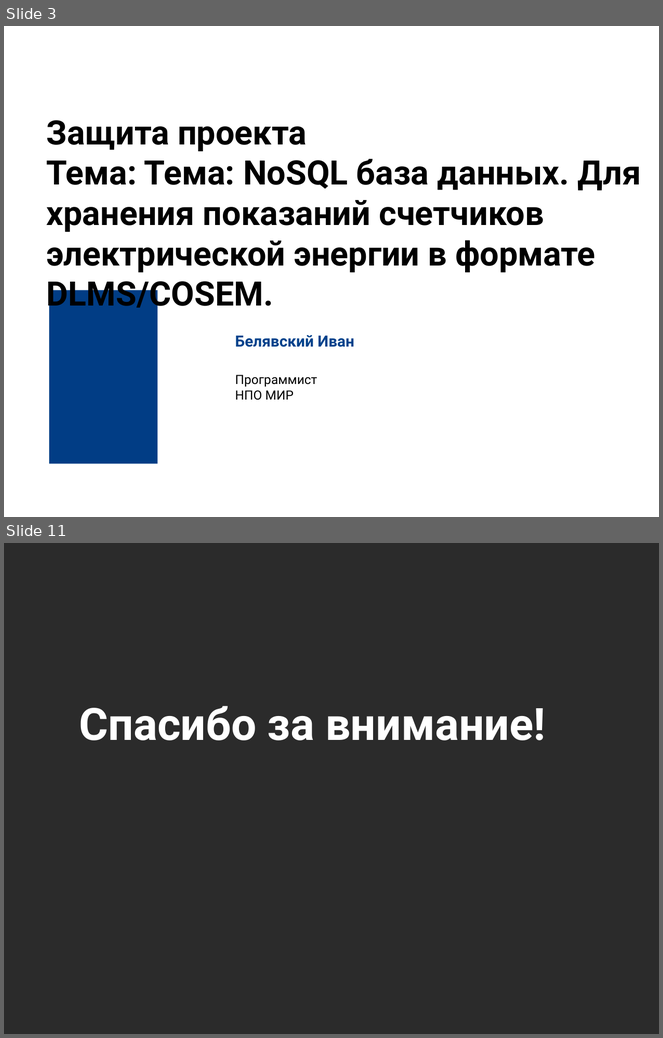
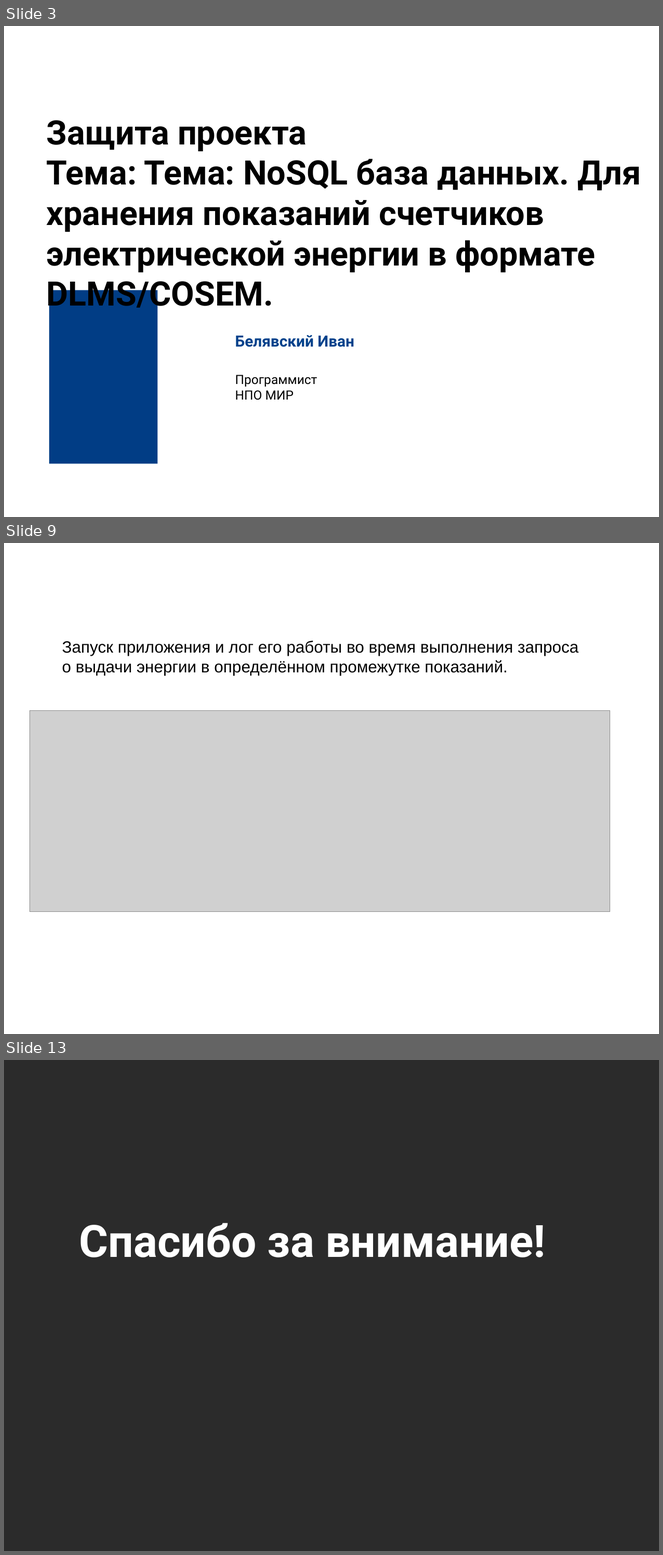
Before and after one commit to otus-learn-ivan/final_project_task, a slide deck: Защита проекта.pptx. Shown one above the other, each under a label of ours: slides 3 and 11 before the commit, slides 3, 9 and 13 after it; the slides between them are not shown. The pictures are 663x1038 and 663x1555 pixels, drawn with LibreOffice and Linux fonts; fonts in the diff are those of the drawing; grey boxes stand for pictures; background and template pictures are left out; a plain dark background stands for a picture behind light text. Boxes give left, top, right and bottom in pixels: in the first picture for what was removed or moved away, otherwise in the second. Text is boxed around its words. In the diff, an @@ line names an element or a change of style, - is before the commit and + after.

```diff
--- a/Защита проекта.pptx
+++ b/Защита проекта.pptx
@@ slide 9 added at [4, 543, 659, 1034], background picture (left out) @@
@@ text added at [62, 641, 579, 676], 18 pt, text #000000 @@
+Запуск приложения и лог его работы во время выполнения запроса
+о выдачи энергии в определённом промежутке показаний.
@@ picture added at [29, 711, 610, 912] @@
@@ what was slide 11 is now slide 13 @@
```
Also in this commit, not shown: 7 slides changed, 2 other slides added, 1 slide removed, 3 other files.
